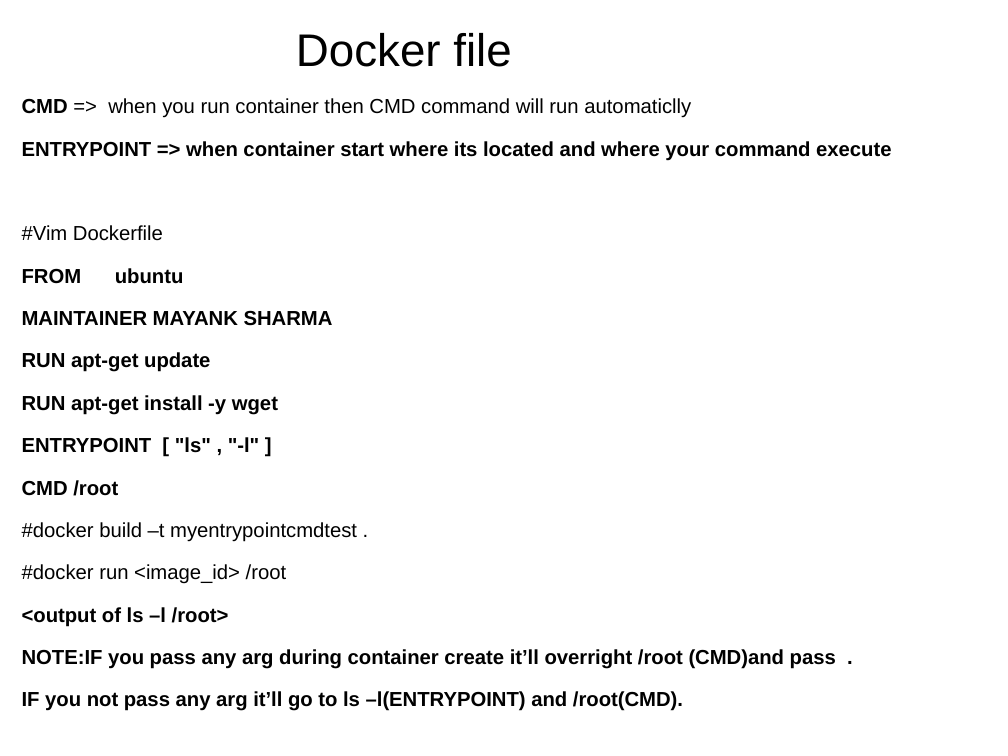
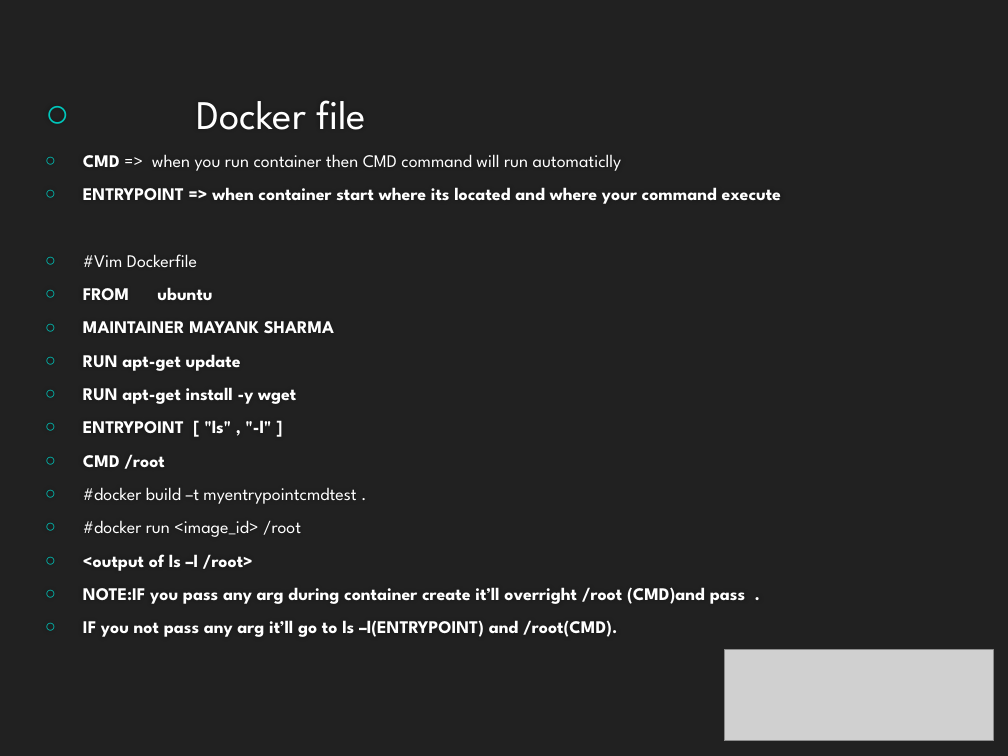
Before and after one commit to hackersdatabase007/mayank, a slide deck: slide 20 of Docker/MY_DOCKERS.pptx (slide 18 before the commit). Drawn at 1008x756 pixels with LibreOffice and Linux fonts; fonts in the diff are those of the drawing; grey boxes stand for pictures. Boxes give left, top, right and bottom in pixels: in the first picture for what was removed or moved away, otherwise in the second. Text is boxed around its words. In the diff, an @@ line names an element or a change of style, - is before the commit and + after.

```diff
--- a/Docker/MY_DOCKERS.pptx
+++ b/Docker/MY_DOCKERS.pptx
@@ background #FFFFFF to #212121 @@
@@ subtitle "Docker file": place and size @@
-subtitle "Docker file" at box(22, 33, 891, 711)
+subtitle "Docker file" at box(83, 100, 781, 637)
@@ subtitle "Docker file" at box(83, 100, 781, 637): size 36 to 32 pt in "Docker file"; font Arial to League Spartan, text colour #000000 to #FFFFFF, highlight #000000 to none, size 16 to 14 pt; bullet none to ○; less space between paragraphs @@
@@ picture added at box(724, 649, 994, 741) @@
```
Also in this commit, not shown: 21 other slides changed, 2 slides added, 4 other files.
